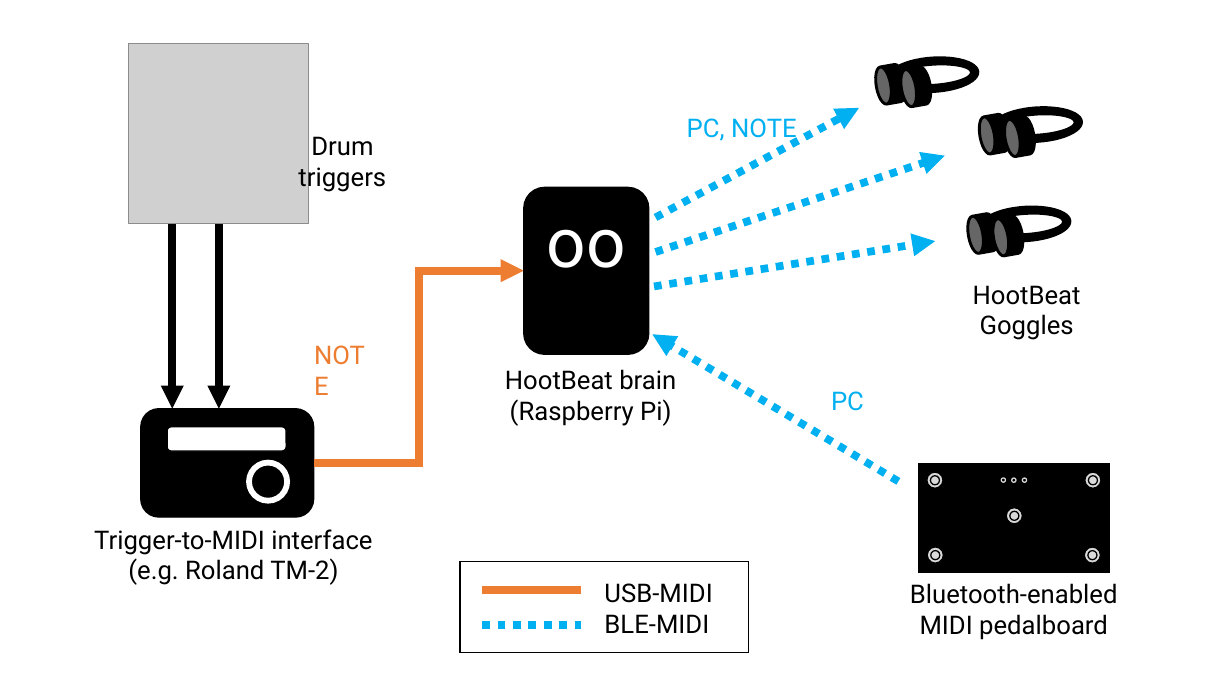
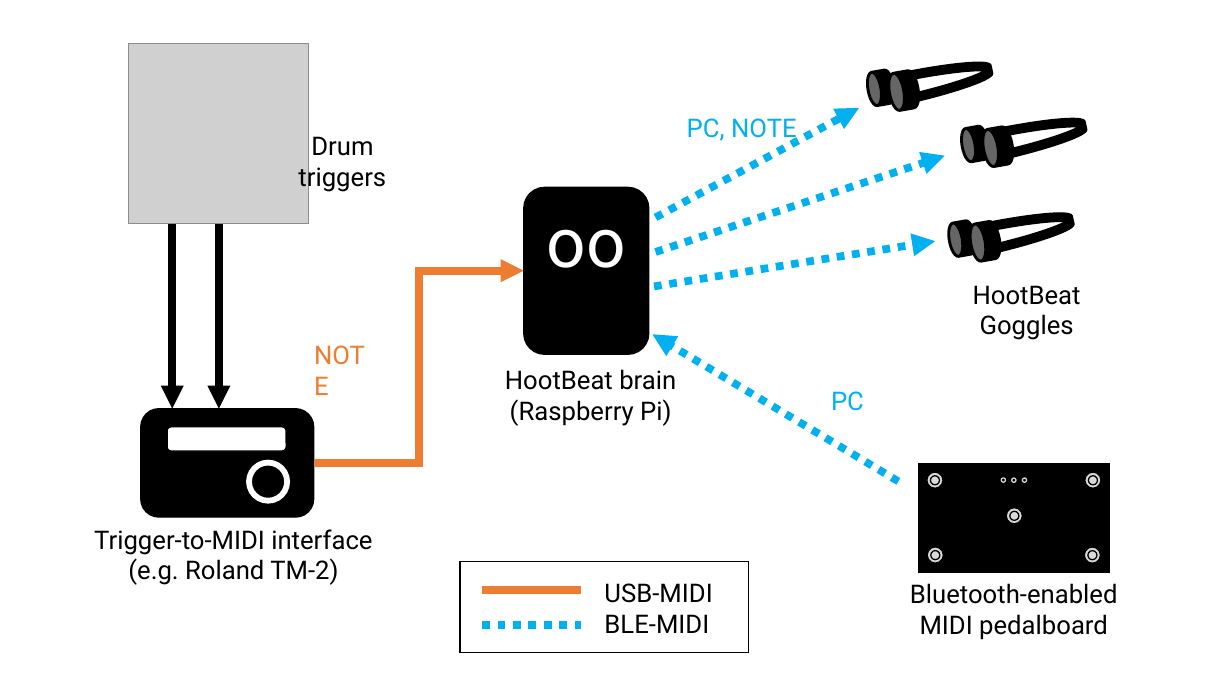
Before and after one commit to jpcarrascal/HootBeat, a slide deck: slide 1 of HootBeat-block_diagram.pptx. Drawn at 1232x693 pixels with LibreOffice and Linux fonts; fonts in the diff are those of the drawing; grey boxes stand for pictures. Boxes give left, top, right and bottom in pixels: in the first picture for what was removed or moved away, otherwise in the second. Text is boxed around its words. In the diff, an @@ line names an element or a change of style, - is before the commit and + after.

```diff
--- a/HootBeat-block_diagram.pptx
+++ b/HootBeat-block_diagram.pptx
@@ arch (boxed as its full ring) removed at (x1=888, y1=56, x2=979, y2=95) @@
@@ curved right arrow added at (x1=890, y1=53, x2=996, y2=106), fill #000000, outline #000000 1 pt @@
@@ cylinder resized from (x1=874, y1=63, x2=909, y2=106) to (x1=866, y1=69, x2=897, y2=107) @@
@@ cylinder moved from (x1=899, y1=65, x2=934, y2=108) to (x1=887, y1=69, x2=922, y2=111) @@
@@ curved right arrow added at (x1=984, y1=110, x2=1090, y2=162), fill #000000, outline #000000 1 pt @@
@@ arch (boxed as its full ring) removed at (x1=991, y1=106, x2=1083, y2=145) @@
@@ cylinder resized from (x1=1003, y1=115, x2=1037, y2=157) to (x1=960, y1=125, x2=991, y2=163) @@
@@ cylinder moved from (x1=978, y1=113, x2=1012, y2=156) to (x1=981, y1=125, x2=1016, y2=168) @@
@@ curved right arrow added at (x1=971, y1=205, x2=1077, y2=257), fill #000000, outline #000000 1 pt @@
@@ arch (boxed as its full ring) removed at (x1=980, y1=205, x2=1072, y2=244) @@
@@ cylinder moved from (x1=991, y1=215, x2=1025, y2=257) to (x1=947, y1=219, x2=978, y2=258) @@
@@ cylinder moved from (x1=966, y1=212, x2=1000, y2=254) to (x1=968, y1=221, x2=1003, y2=263) @@
```
Also in this commit, not shown: 1 other file.
